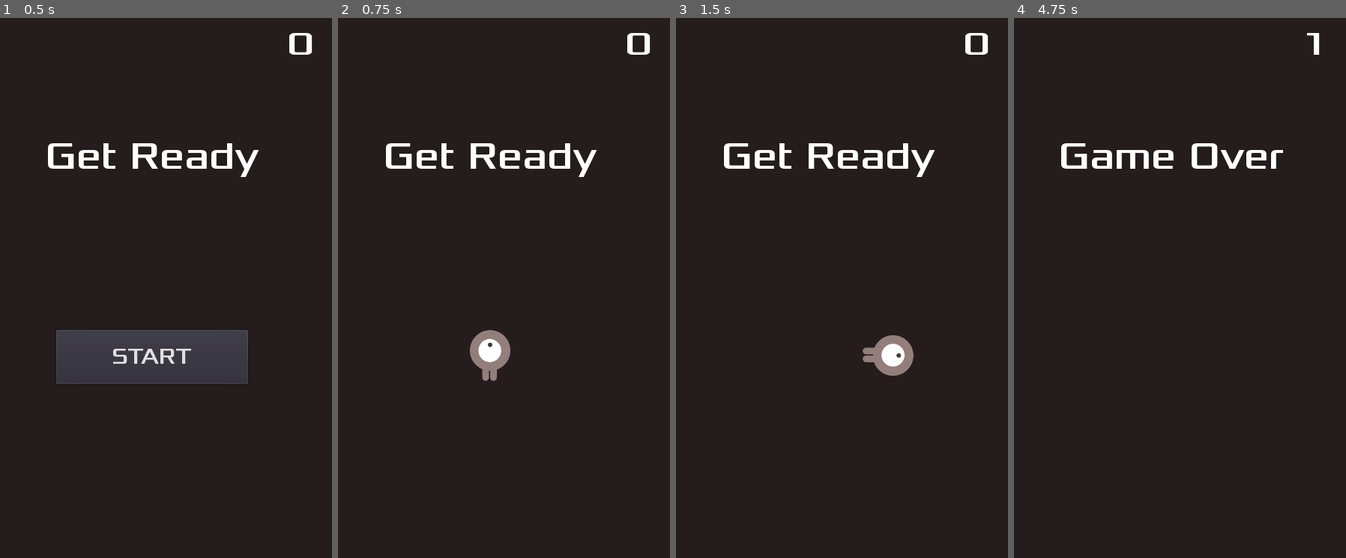
Above: before the commit, frames 1-4 (left to right).
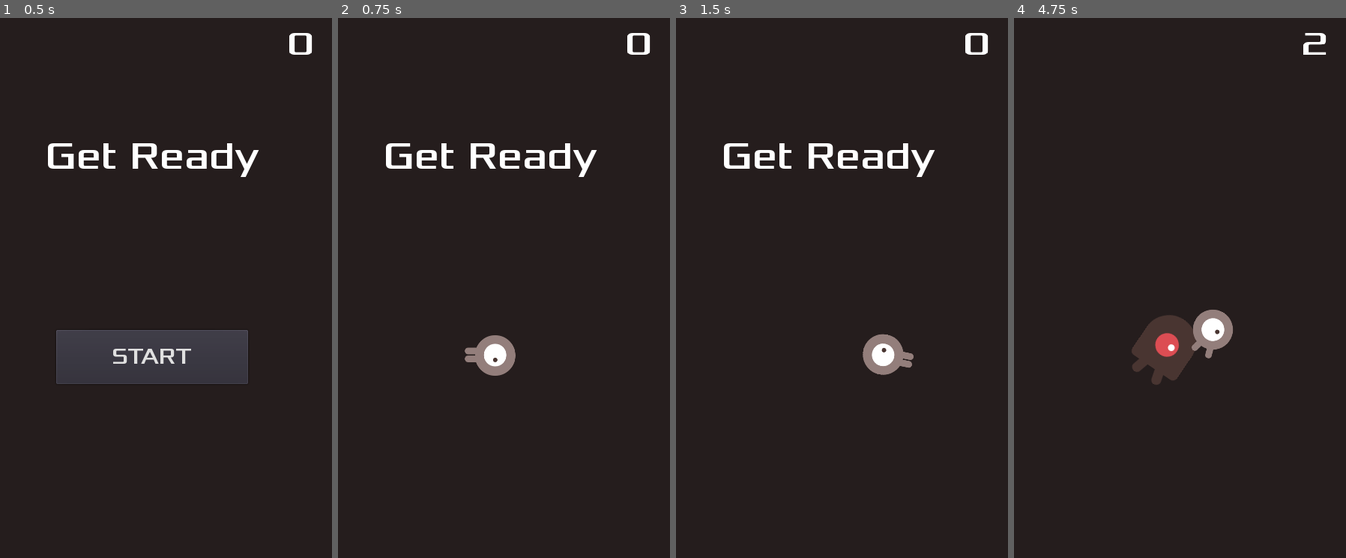
Above: after the commit, the same moments.

Repository: dpensi/Dodger
Game: Godot game, scene res://scenes/Main.tscn
The game is run twice, just before and just after one commit, with the same random seed, the same clock (stepped at 60 frames per second) and the same inputs.
Inputs (mouse positions are in pixels of both pictures, inside the frame that each line leads up to):
- Up to frame 1 (0.5 s): no input
- Up to frame 2 (0.75 s): click "START" at 0.5 s
- Up to frame 3 (1.5 s): tap Enter at 1.25 s; move the mouse to (908, 261) at 1.27 s; hold D (ui_right) from 1.28 s (still down)
- Up to frame 4 (4.75 s): move the mouse to (1093, 315) at 2.02 s; release D (ui_right) at 2.03 s; hold Down (ui_down) 2.03-2.78 s; move the mouse to (1203, 169) at 2.77 s; hold D (ui_right) 2.78-3.53 s; move the mouse to (1146, 396) at 3.52 s; hold W (ui_up) 3.53-4.28 s; move the mouse to (1272, 369) at 4.27 s; hold Left (ui_left) from 4.28 s (still down)

Frame 1 is identical in both runs. In frame 2, 0.6% of the frame differs, in the area x 38-54%, y 57-68%; in frame 3, 0.6%; in frame 4, 3.8%, in the area x 14-95%, y 2-68%.

Commit message:
look at mouse

Diff:
--- a/scenes/Main.tscn
+++ b/scenes/Main.tscn
@@ -21,6 +21,7 @@
 
 [node name="MobTimer" type="Timer" parent="."]
 wait_time = 0.5
+one_shot = true
 
 [node name="ScoreTimer" type="Timer" parent="."]
 
--- a/scripts/Player.gd
+++ b/scripts/Player.gd
@@ -36,24 +36,11 @@
 
 
 func animate():
-	$AnimatedSprite.animation = "up"
-	if direction.x != 0:
-		if direction.x > 0:
-			$AnimatedSprite.rotation_degrees = 90
-		else:
-			$AnimatedSprite.rotation_degrees = 270
-		# See the note below about boolean assignment
-		$AnimatedSprite.play()
-	elif direction.y != 0:
-		if direction.y > 0:
-			$AnimatedSprite.rotation_degrees = 180
-		else:
-			$AnimatedSprite.rotation_degrees = 0
-		$AnimatedSprite.play()
-
+	$AnimatedSprite.animation = "walk"
+	$AnimatedSprite.play()
+	look_at(get_viewport().get_mouse_position())
 	if direction.x == 0 and direction.y == 0:
 		$AnimatedSprite.stop()
-
 
 func _on_Player_body_entered(_body):
 	hide()  # Player disappears after being hit.
